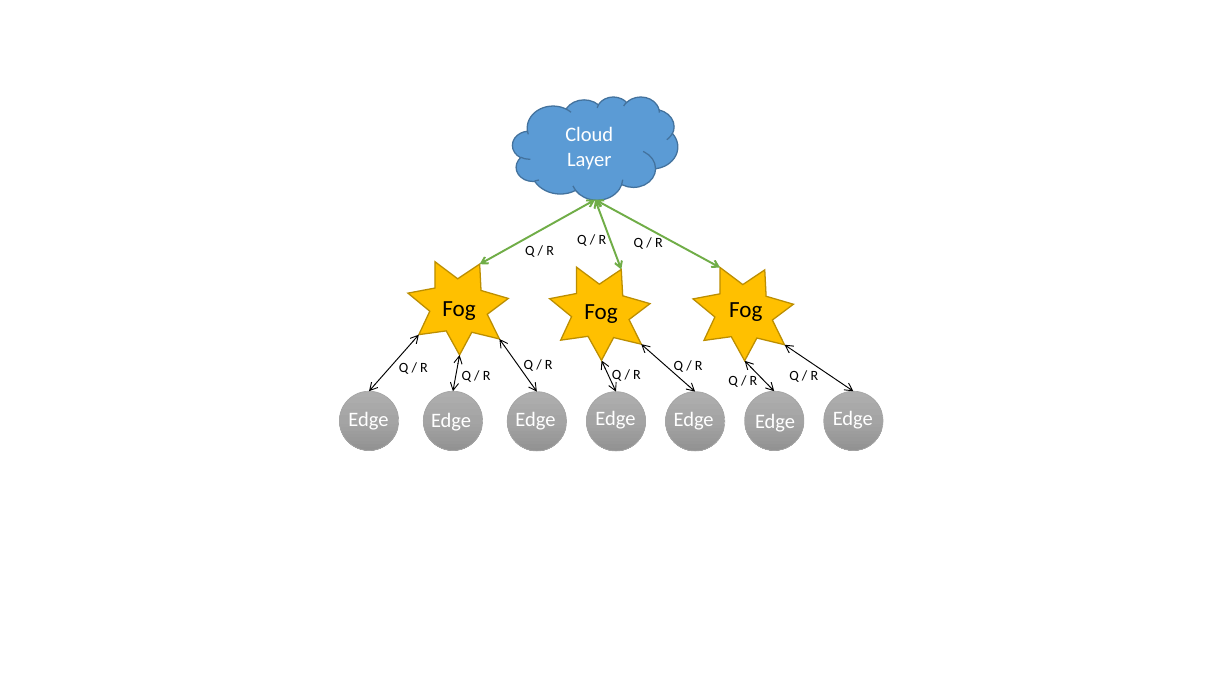
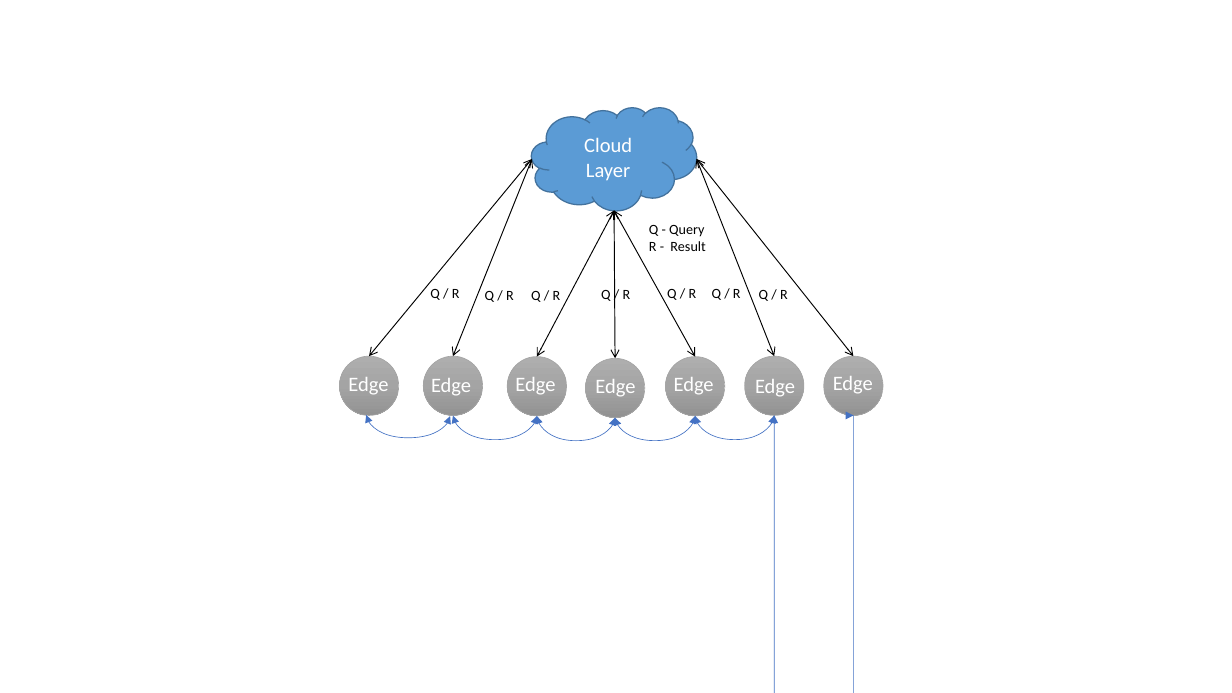
Before and after one commit to shriramrseee/ds256-jan2019, a slide deck: slide 1 of project/Diagrams.pptx. Drawn at 1232x693 pixels with LibreOffice and Linux fonts; fonts in the diff are those of the drawing. Boxes give left, top, right and bottom in pixels: in the first picture for what was removed or moved away, otherwise in the second. Text is boxed around its words. In the diff, an @@ line names an element or a change of style, - is before the commit and + after.

```diff
--- a/project/Diagrams.pptx
+++ b/project/Diagrams.pptx
@@ cloud "Cloud Layer": place and size @@
-cloud "Cloud Layer" at <box>513,97,678,201</box>
+cloud "Cloud Layer" at <box>531,107,697,211</box>
@@ double arrow moved from (419, 335) - (369, 391) to (532, 159) - (369, 356) @@
@@ double arrow moved from (459, 355) - (453, 391) to (532, 159) - (453, 356) @@
@@ double arrow moved from (785, 345) - (854, 391) to (697, 159) - (854, 356) @@
@@ double arrow moved from (745, 361) - (775, 391) to (697, 159) - (775, 356) @@
@@ double arrow moved from (499, 339) - (537, 392) to (615, 211) - (537, 357) @@
@@ group removed at <box>394,200,811,374</box>: 5 texts, 3 stars, 3 double arrows @@
-Fog
-Fog
-Fog
-Q / R
-Q / R
@@ double arrow moved from (641, 345) - (695, 392) to (615, 211) - (695, 357) @@
@@ double arrow moved from (602, 360) - (616, 392) to (615, 211) - (616, 359) @@
@@ text at <box>649,225,705,251</box>: text changed @@
-Q / R
+Q - Query
+R - Result
@@ text "Q / R": place and size @@
-text "Q / R" at <box>399,363,428,374</box>
+text "Q / R" at <box>430,289,460,300</box>
@@ text "Q / R": place and size @@
-text "Q / R" at <box>462,371,491,382</box>
+text "Q / R" at <box>485,291,514,302</box>
@@ text "Q / R": place and size @@
-text "Q / R" at <box>524,360,553,371</box>
+text "Q / R" at <box>531,291,561,302</box>
@@ text "Q / R": place and size @@
-text "Q / R" at <box>612,370,641,383</box>
+text "Q / R" at <box>601,290,631,301</box>
@@ text "Q / R": place and size @@
-text "Q / R" at <box>674,361,703,374</box>
+text "Q / R" at <box>667,289,697,300</box>
@@ text "Q / R": place and size @@
-text "Q / R" at <box>728,373,758,387</box>
+text "Q / R" at <box>712,289,741,300</box>
@@ text "Q / R": place and size @@
-text "Q / R" at <box>789,368,819,382</box>
+text "Q / R" at <box>759,290,788,301</box>
@@ 7 ellipses, 6 texts: place and size @@
-7 ellipses, 6 texts at <box>339,391,883,451</box>
+7 ellipses, 6 texts at <box>339,356,883,418</box>
@@ text "Edge": place and size @@
-text "Edge" at <box>595,411,635,429</box>
+text "Edge" at <box>595,379,635,397</box>
@@ group added at <box>366,415,854,441</box>: 6 curved double arrows @@
```
Also in this commit, not shown: 2 other slides changed, 8 other files.
